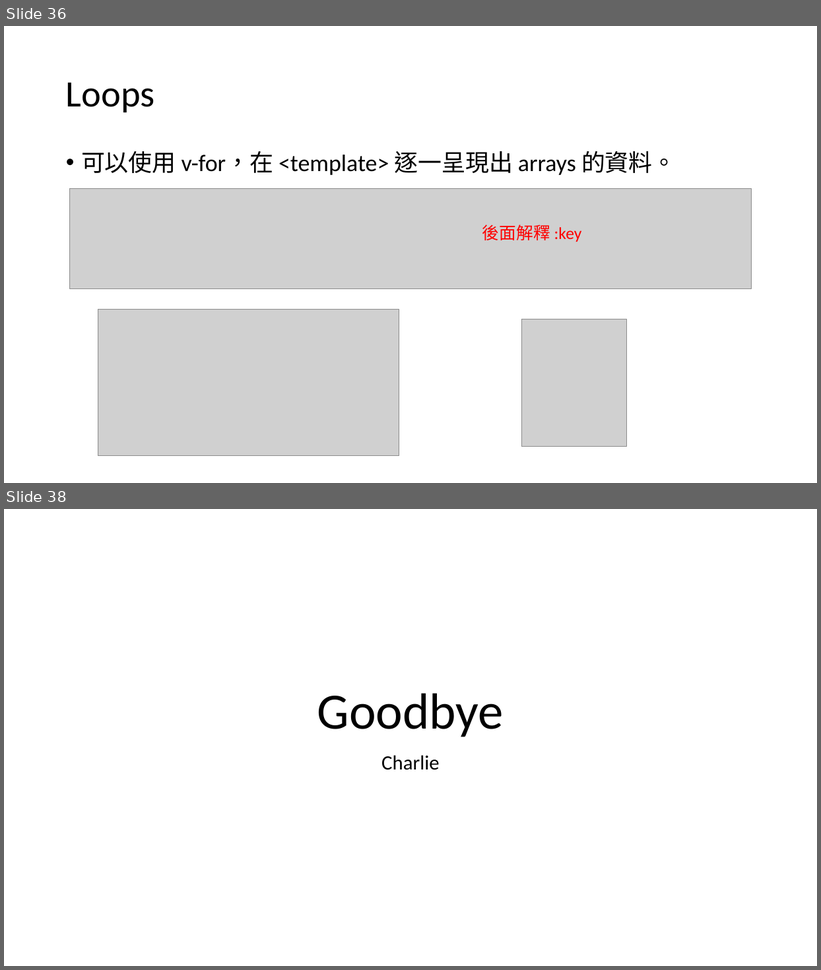
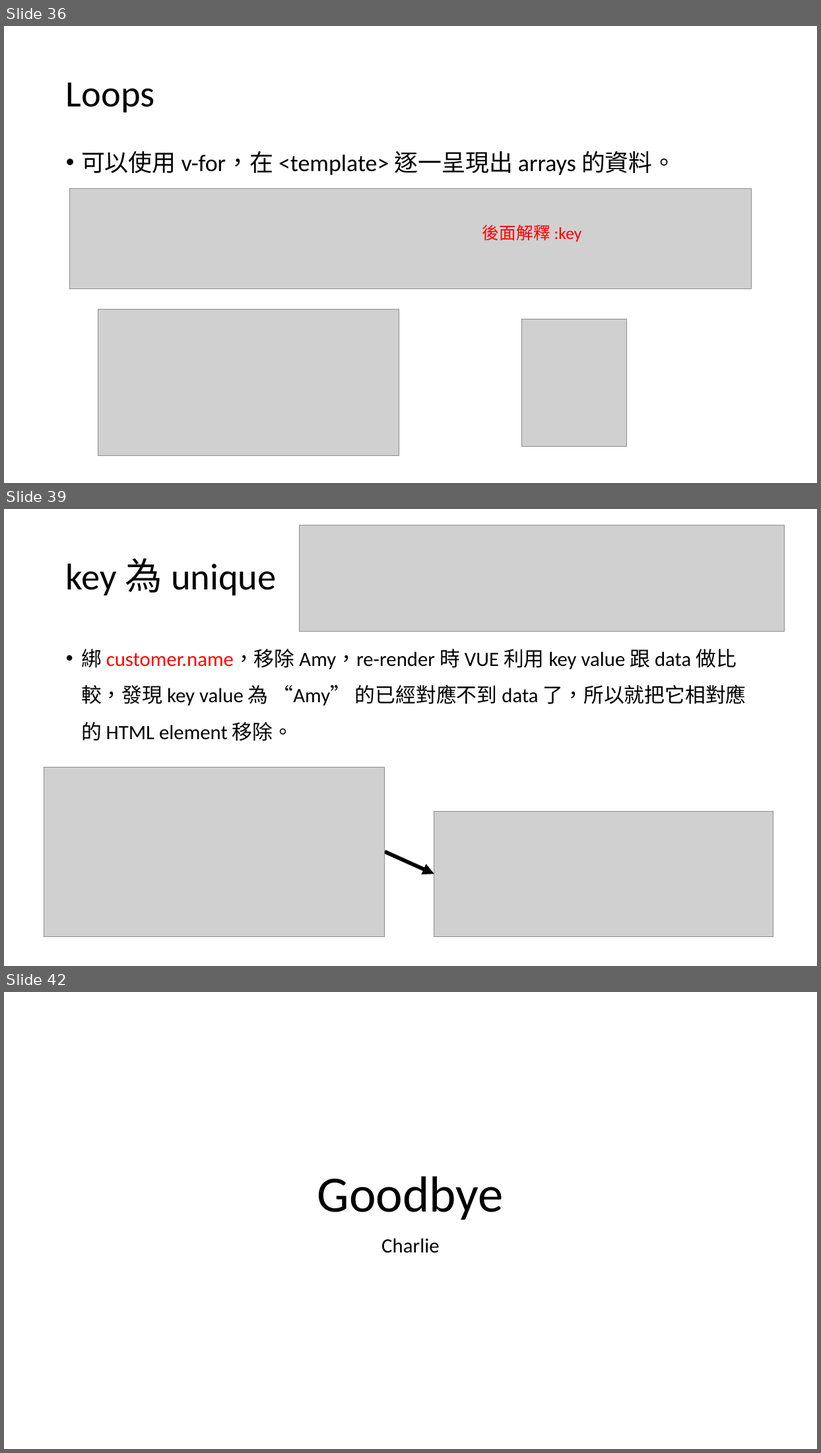
Before and after one commit to michael-ouyang-projects/vue3-practice, a slide deck: VUE3.pptx. Shown one above the other, each under a label of ours: slides 36 and 38 before the commit, slides 36, 39 and 42 after it; the slides between them are not shown. The pictures are 821x970 and 821x1453 pixels, drawn with LibreOffice and Linux fonts; fonts in the diff are those of the drawing; grey boxes stand for pictures. Boxes give left, top, right and bottom in pixels: in the first picture for what was removed or moved away, otherwise in the second. Text is boxed around its words. In the diff, an @@ line names an element or a change of style, - is before the commit and + after.

```diff
--- a/VUE3.pptx
+++ b/VUE3.pptx
@@ slide 39 added at [4,509,817,966], background #FFFFFF @@
@@ picture added at [299,525,785,631] @@
@@ title added at [66,558,277,595], 44 pt, text #000000 @@
+key 為 unique
@@ text added at [81,649,746,741], 24 pt, text #000000 @@
+• 綁 customer.name，移除 Amy，re-render 時 VUE 利用 key value 跟 data 做比較，發現 key value 為 “Amy” 的已經對應不到 data 了，所以就把它相對應的 HTML element 移除。
@@ picture added at [44,767,385,937] @@
@@ picture added at [435,811,774,937] @@
@@ arrow added from (385, 852) to (435, 875), #000000 4.5 pt @@
@@ what was slide 38 is now slide 42 @@
```
Also in this commit, not shown: 4 slides changed, 4 other slides added, 1 slide removed.
